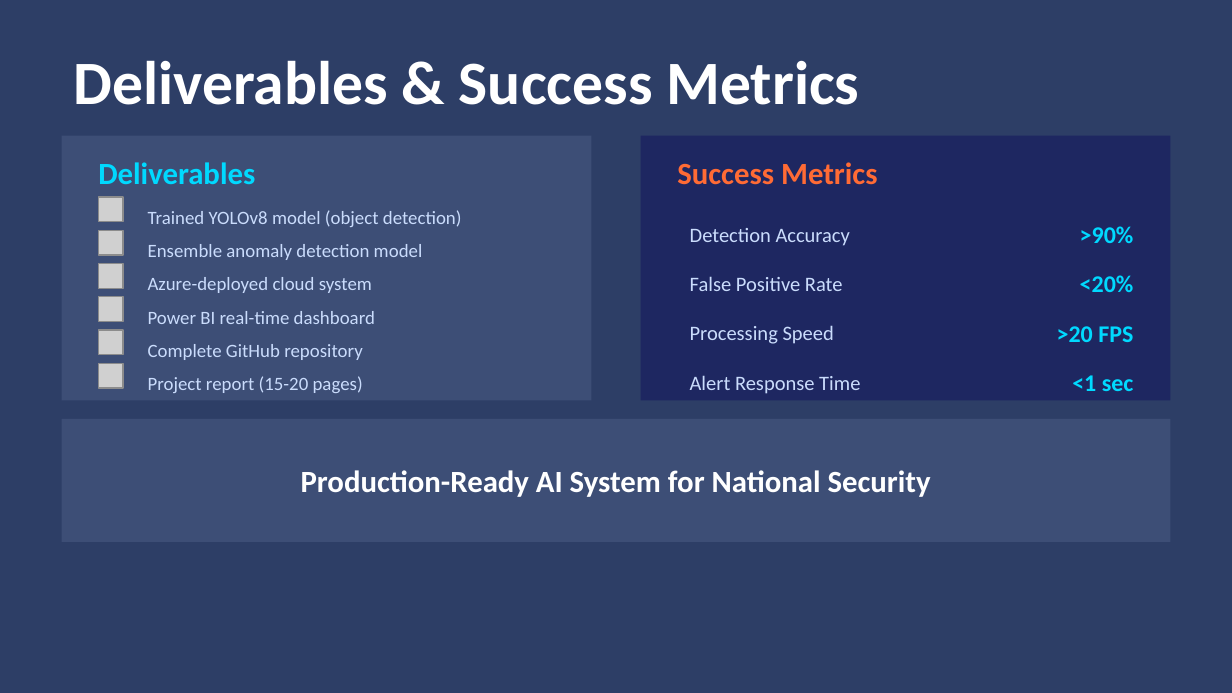
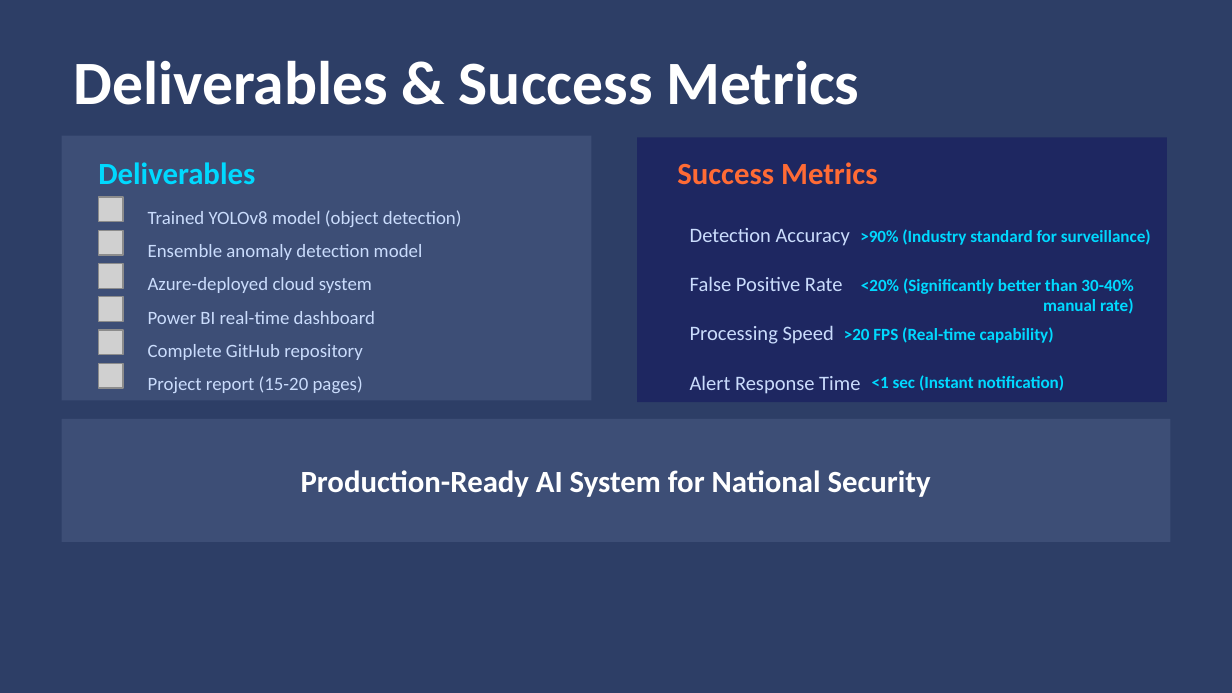
Before and after one commit to jainilgupta02/jay-gupta-ms-elevate-internship, a slide deck: slide 21 of Project/Border_Defence_Presentation.pptx. Drawn at 1232x693 pixels with LibreOffice and Linux fonts; fonts in the diff are those of the drawing; grey boxes stand for pictures. Boxes give left, top, right and bottom in pixels: in the first picture for what was removed or moved away, otherwise in the second. Text is boxed around its words. In the diff, an @@ line names an element or a change of style, - is before the commit and + after.

Commit message:
Changes in ppt

```diff
--- a/Project/Border_Defence_Presentation.pptx
+++ b/Project/Border_Defence_Presentation.pptx
@@ rectangle: place and size @@
-rectangle at (641, 136, 1170, 400)
+rectangle at (637, 137, 1167, 402)
@@ text at (860, 229, 1151, 245): text changed; size 14 to 10 pt @@
->90%
+>90% (Industry standard for surveillance)
@@ text at (861, 278, 1134, 314): text changed; size 14 to 10 pt @@
-<20%
+<20% (Significantly better than 30-40% manual rate)
@@ text at (844, 327, 1054, 343): text changed; size 14 to 10 pt @@
->20 FPS
+>20 FPS (Real-time capability)
@@ text at (872, 375, 1065, 391): text changed; size 14 to 10 pt @@
-<1 sec
+<1 sec (Instant notification)
```
Also in this commit, not shown: 1 other slide changed.
